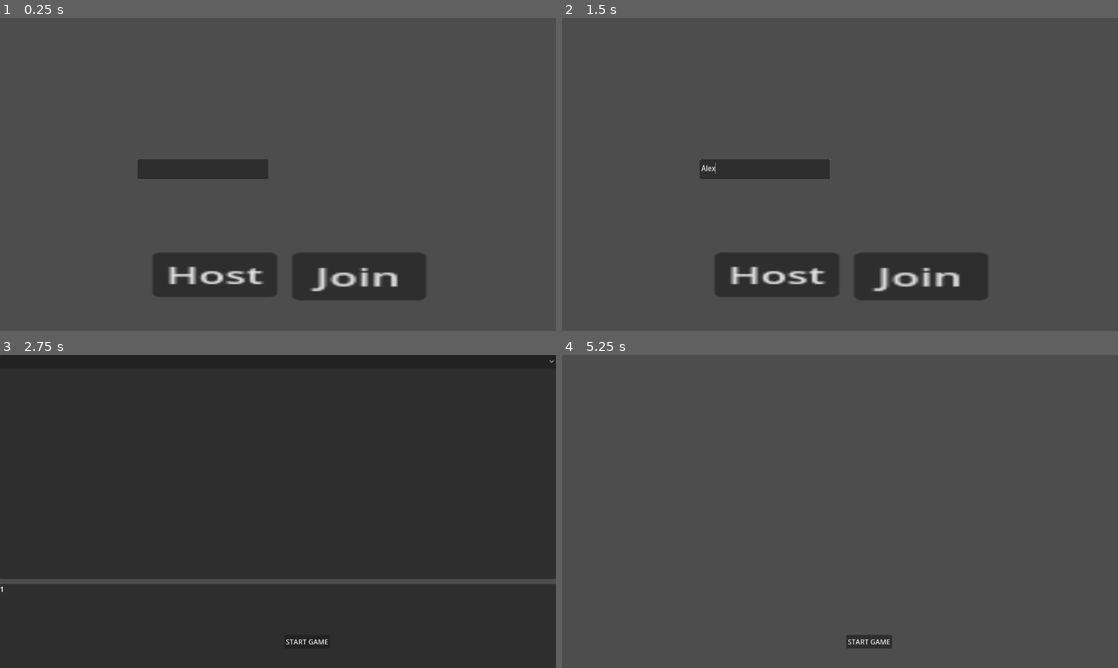
Above: before the commit, frames 1-4 (two rows, left to right).
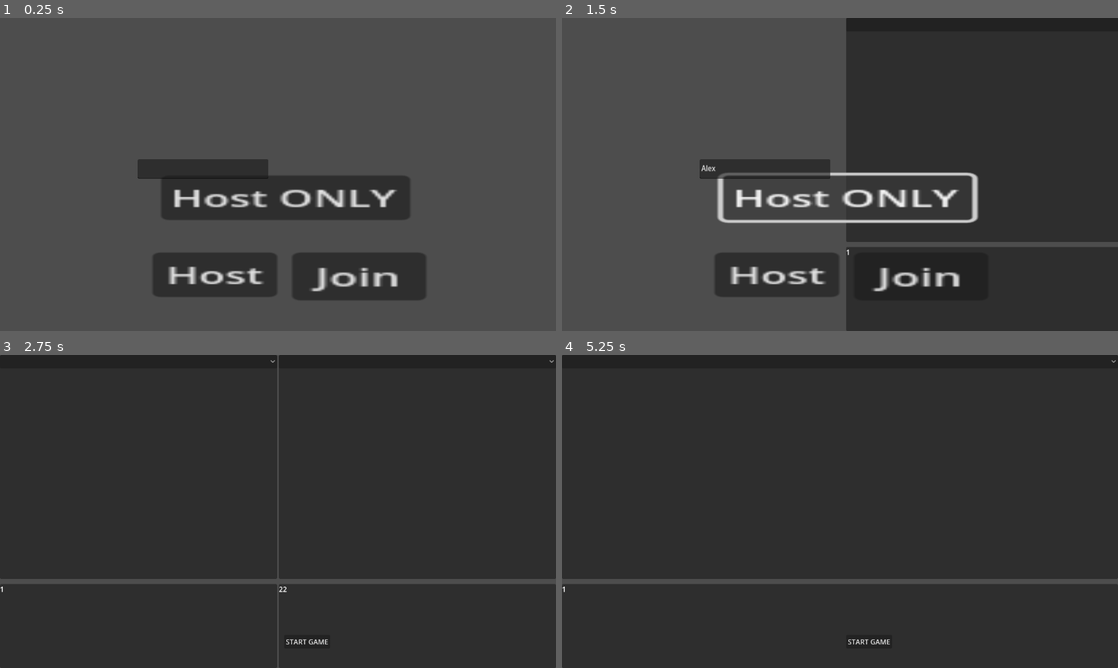
Above: after the commit, the same moments.

Repository: furiousknight25/partygame
Game: Godot game, scene res://Levels/Director.tscn
Same seed, same stepped clock (60 frames per second), same inputs: the game is played once before the commit and once after it. The engine's default icon, where the game draws it, is replaced by a stand-in: a white triangle on a blue panel in a dark square.
Inputs (mouse positions are in pixels of both pictures, inside the frame that each line leads up to):
- Up to frame 1 (0.25 s): no input
- Up to frame 2 (1.5 s): click (767, 168) at 0.52 s; type "Alex" at 0.6 s; click (845, 196) at 1.25 s, where only the run after the commit has a clickable "Host ONLY"
- Up to frame 3 (2.75 s): click "Host" at 2 s
- Up to frame 4 (5.25 s): click "START GAME" at 2.75 s; tap Enter at 3.5 s; move the mouse to (962, 495) at 3.52 s; hold D (right) 3.53-5 s; tap Z (z) at 3.6, 4.55 s; click (962, 495) at 3.67 s; tap W (up) at 3.77, 3.8, 4.07, 4.35, 4.52, 4.82 s; tap R (restart) at 4.25 s; move the mouse to (728, 527) at 4.27 s; click (728, 527) at 4.42 s; click "Join" at 5 s

The runs differ from the first frame. In frame 1, 5.6% of the frame differs, in the area x 29-74%, y 50-65%; in frame 2, 43%; in frame 3, 0.3%; in frame 4, 98%, in the area x 0-100%, y 0-100%.
Error before the commit: Invalid access to property or key 'choice' on a base object of type 'Dictionary'. (res://Levels/level.gd:20)
Error after the commit: Assertion failed: UPNP Discover Failed! Error 24 (res://MultiplayerJargon/MultplayerTest.gd:76)

Commit message:
multiplayer

Diff:
--- a/Levels/Director.tscn
+++ b/Levels/Director.tscn
@@ -1,163 +1,13 @@
-[gd_scene load_steps=14 format=3 uid="uid://i7mvbsy1s34q"]
+[gd_scene load_steps=4 format=3 uid="uid://i7mvbsy1s34q"]
 
-[ext_resource type="Texture2D" uid="uid://dn3hd76xaf2wx" path="res://Randomjunk/Sprite-0001.png" id="2_j7jb4"]
 [ext_resource type="Script" path="res://MultiplayerJargon/MultplayerTest.gd" id="3_o2mgw"]
-[ext_resource type="Texture2D" uid="uid://d0lb1k4pma1vy" path="res://Randomjunk/spear.png" id="3_x818a"]
-[ext_resource type="PackedScene" uid="uid://dgm0ri1lo1qb7" path="res://tools/physics_arrows_package.tscn" id="4_46b81"]
-[ext_resource type="PackedScene" uid="uid://bxylv50enx4tb" path="res://Players/Jesse/playerjesse.tscn" id="5_bexga"]
 [ext_resource type="PackedScene" uid="uid://bujc3kdcq2v58" path="res://UI/Character_block.tscn" id="5_n7qw0"]
 [ext_resource type="PackedScene" uid="uid://uog53iqxp4f3" path="res://UI/menu.tscn" id="5_pu61s"]
-
-[sub_resource type="GDScript" id="GDScript_jppq5"]
-script/source = "extends CharacterBody2D
-
-@export var jump_strength : int
-@export var speed : int
-@export var gravity = 980
-@onready var sprite = $Sprite2D
-
-@export var health = 100
-var walk_animation_speed = 0
-
-
-func _enter_tree():
-	set_multiplayer_authority(name.to_int())
-	##Engine.set_time_scale(.1)
-	#global_position = Vector2(100,50)
-
-func _process(delta):
-	if Input.is_action_just_pressed(\"debug\"):
-		pass
-	if is_multiplayer_authority():
-	#region debug keybinds
-		if Input.is_action_just_pressed(\"exit\"):
-			get_tree().quit()
-		if Input.is_action_just_pressed(\"fullscreen\"):
-			if DisplayServer.window_get_mode() != 3:
-				DisplayServer.window_set_mode(DisplayServer.WINDOW_MODE_FULLSCREEN)
-			else:
-				DisplayServer.window_set_mode(DisplayServer.WINDOW_MODE_WINDOWED)
-		if Input.is_action_just_pressed('restart'):
-			get_tree().reload_current_scene()
-	#endregion
-		var direction = Input.get_axis('left', \"right\")
-		if direction:
-			velocity.x = lerp(velocity.x, speed * direction, 12 * delta) #add jump buffer later
-		if is_on_floor():
-			velocity.x = lerp(velocity.x, 0.0, 12*delta)
-			walk_animation_speed += velocity.x * .0005
-			sprite.position.y = abs(sin(walk_animation_speed) * 3)
-			if abs(sin(walk_animation_speed) * 3) <= .8:
-				sprite.scale.x = .9
-				sprite.scale.y = 1.1
-
-		if Input.is_action_just_pressed('up') and is_on_floor():
-			velocity.y -= jump_strength
-			sprite.scale.y += .3
-			sprite.scale.x -= .3
-		velocity.y += gravity * delta
-
-		sprite.scale.x = lerp(sprite.scale.x, 1.0, 12* delta) #messing around with squshing you can delete
-		sprite.scale.y = lerp(sprite.scale.y, 1.0, 12* delta)
-		sprite.rotation = lerp_angle(sprite.rotation, 0.0, 8*delta)
-
-
-	move_and_slide()
-
-@rpc(\"any_peer\")
-func hurt(direction, damage_percent):
-	#print(direction, \" \", damage_percent)
-	sprite.scale.x += .2
-	sprite.scale.y -= .1
-	velocity += direction
-
-	var push_direction = 1
-	if is_on_floor():
-		push_direction = 1
-	else:
-		push_direction = -1
-	sprite.rotate(sign((get_global_mouse_position().x-global_position.x)) * .8 * push_direction)
-
-	health -= damage_percent
-	if health <= 0:
-		queue_free()
-
-"
-
-[sub_resource type="CapsuleShape2D" id="CapsuleShape2D_7taij"]
-radius = 14.0
-height = 28.0
-
-[sub_resource type="GDScript" id="GDScript_d21gw"]
-script/source = "extends Area2D
-
-var mouse_position
-var press = true
-var tween
-
-signal clicked
-
-func _enter_tree():
-	set_multiplayer_authority(get_parent().name.to_int())
-
-func _physics_process(delta):
-
-	if is_multiplayer_authority():
-		mouse_position = get_global_mouse_position()
-		rotation = lerp_angle(rotation, atan2(mouse_position.y - global_position.y, mouse_position.x - global_position.x), 20 * delta)
-		if Input.is_mouse_button_pressed(MOUSE_BUTTON_LEFT) and press:
-			emit_signal('clicked', Vector2(cos(rotation), sin(rotation)) * 200, 0)
-			press = false
-			for i in 10:
-				move_local_x(2.0)
-			#global_position = global_position.move_toward(mouse_position, 22)
-			for a in get_overlapping_bodies():
-				if a.has_method('hurt') and a != get_parent():
-					#a.hurt(Vector2(cos(rotation), sin(rotation) - 1.002) * 500, 10)
-					a.hurt.rpc( Vector2(cos(rotation), sin(rotation) - 1.002) * 500, 10)
-		elif !Input.is_mouse_button_pressed(MOUSE_BUTTON_LEFT):
-			press = true
-		position = lerp(position, Vector2(3,0), 5 * delta)
-
-
-"
-
-[sub_resource type="RectangleShape2D" id="RectangleShape2D_cnr8k"]
-size = Vector2(226.596, 13.5571)
-
-[sub_resource type="SceneReplicationConfig" id="SceneReplicationConfig_fobmg"]
-properties/0/path = NodePath(".:position")
-properties/0/spawn = true
-properties/0/replication_mode = 1
-properties/1/path = NodePath("weapon:rotation")
-properties/1/spawn = true
-properties/1/replication_mode = 1
-properties/2/path = NodePath("Sprite2D:rotation")
-properties/2/spawn = true
-properties/2/replication_mode = 1
-properties/3/path = NodePath("Sprite2D:scale")
-properties/3/spawn = true
-properties/3/replication_mode = 1
-
-[sub_resource type="PackedScene" id="PackedScene_dvap4"]
-_bundled = {
-"conn_count": 1,
-"conns": PackedInt32Array(3, 0, 23, 22, 2, 0, 0),
-"editable_instances": [],
-"names": PackedStringArray("Aria", "collision_mask", "script", "jump_strength", "speed", "gravity", "CharacterBody2D", "Sprite2D", "modulate", "texture_filter", "texture", "CollisionShape2D", "shape", "weapon", "position", "scale", "collision_layer", "Area2D", "PhysicsArrowsPackage", "body_to_observe", "MultiplayerSynchronizer", "replication_config", "hurt", "clicked"),
-"node_count": 8,
-"node_paths": [],
-"nodes": PackedInt32Array(-1, -1, 6, 0, -1, 5, 1, 0, 2, 1, 3, 2, 4, 3, 5, 4, 0, 0, 0, 7, 7, -1, 3, 8, 5, 9, 6, 10, 7, 0, 0, 0, 11, 11, -1, 1, 12, 8, 0, 0, 0, 17, 13, -1, 5, 14, 9, 15, 10, 16, 11, 1, 12, 2, 13, 0, 3, 0, 7, 7, -1, 5, 8, 14, 9, 6, 14, 15, 15, 16, 10, 17, 0, 3, 0, 11, 11, -1, 2, 14, 18, 12, 19, 0, 0, 0, 2147483647, 18, 20, 1, 1073741843, 21, 0, 0, 0, 20, 20, -1, 1, 21, 22, 0),
-"variants": [3, SubResource("GDScript_jppq5"), 450, 400, 2000, Color(1, 1, 0.756863, 1), 1, ExtResource("2_j7jb4"), SubResource("CapsuleShape2D_7taij"), Vector2(3, 0), Vector2(0.427419, 0.590095), 6, 7, SubResource("GDScript_d21gw"), Color(1, 1, 0, 1), Vector2(93.5849, 9.05991e-06), Vector2(2.10122, 0.793578), ExtResource("3_x818a"), Vector2(108.966, 0), SubResource("RectangleShape2D_cnr8k"), ExtResource("4_46b81"), NodePath(".."), SubResource("SceneReplicationConfig_fobmg")],
-"version": 3
-}
 
 [node name="Director" type="Node2D"]
 
 [node name="Multplayer" type="Node2D" parent="."]
 script = ExtResource("3_o2mgw")
-player_scene = SubResource("PackedScene_dvap4")
-rock_scene = ExtResource("5_bexga")
 container = ExtResource("5_n7qw0")
 
 [node name="LevelSpawner" type="MultiplayerSpawner" parent="Multplayer"]
@@ -170,6 +20,12 @@
 
 [node name="Menu" parent="Multplayer/ui" instance=ExtResource("5_pu61s")]
 
+[node name="Control" parent="Multplayer/ui/Menu/Main" index="0"]
+offset_left = 317.0
+offset_top = 325.0
+offset_right = 317.0
+offset_bottom = 325.0
+
 [node name="TextEdit" type="TextEdit" parent="Multplayer/ui/Menu/Main/Control" index="2"]
 layout_mode = 0
 offset_right = 306.0
@@ -177,6 +33,7 @@
 
 [node name="Level" type="Node2D" parent="Multplayer"]
 
+[connection signal="pressed" from="Multplayer/ui/Menu/Main/Control/Host2" to="Multplayer" method="_on_host_2_pressed"]
 [connection signal="pressed" from="Multplayer/ui/Menu/Main/Control/Join" to="Multplayer/ui/Menu" method="set_character" binds= ["join"]]
 
 [editable path="Multplayer/ui/Menu"]
--- a/MultiplayerJargon/MultplayerTest.gd
+++ b/MultiplayerJargon/MultplayerTest.gd
@@ -1,7 +1,5 @@
 extends Node2D
 
-@export var player_scene: PackedScene #maybe make this an array later
-@export var rock_scene: PackedScene
 @export var container: PackedScene
 
 const PORT = 4433
@@ -13,7 +11,7 @@
 
 func _ready():
 	multiplayer.connected_to_server.connect(on_connected_to_server)
-	#upnp_setup()
+	upnp_setup()
 
 #192.168.1.24
 #192.168.74.193 hotspot
@@ -26,11 +24,12 @@
 	_add_player(multiplayer.get_unique_id())
 	send_player_info('host', multiplayer.get_unique_id())
 
+
 func _on_join_pressed():
 	var text_type = $ui/Menu/Main/Control/TextEdit
 	var peer = ENetMultiplayerPeer.new()
 	ip = text_type.text
-	peer.create_client(ip, PORT) #may have to switch to ip of the host
+	peer.create_client("66.242.81.85", PORT) #may have to switch to ip of the host
 	multiplayer.multiplayer_peer = peer
 
 func _add_player(id = 1): #starts lobby code
@@ -47,6 +46,7 @@
 		}
 
 	if multiplayer.is_server():
+		Director.players[id]['choice'] = 'host'
 		for i in Director.players:
 			send_player_info.rpc(Director.players[i].name, i)
 
@@ -58,7 +58,6 @@
 func start_game():
 	if multiplayer.is_server():
 		change_level.call_deferred(load("res://Levels/level_test.tscn"))
-
 
 func change_level(scene: PackedScene):
 	# Remove old level if any.
@@ -80,8 +79,18 @@
 	assert(upnp.get_gateway() and upnp.get_gateway().is_valid_gateway(), \
 		"UPNP Invalid Gateway!")
 
-	var map_result = upnp.add_port_mapping(PORT)
+	var map_result = upnp.add_port_mapping(PORT, PORT)
 	assert(map_result == UPNP.UPNP_RESULT_SUCCESS, \
 		"UPNP Port Mapping Failed! Error %s" % map_result)
 
 	print("Success! Join Address: %s" % upnp.query_external_address())
+
+
+func _on_host_2_pressed():
+	var peer = ENetMultiplayerPeer.new()
+	peer.create_server(PORT)
+	multiplayer.multiplayer_peer = peer
+
+	multiplayer.peer_connected.connect(_add_player) #right track
+	_add_player(multiplayer.get_unique_id())
+	send_player_info('host', multiplayer.get_unique_id())
--- a/UI/menu.gd
+++ b/UI/menu.gd
@@ -26,14 +26,12 @@
 		STATES.CHARACTER:
 			character(delta)
 
-
 func menu(delta):
 #region blinking
 	$Start/Button.modulate.a = 0 if Engine.get_frames_drawn() % 40 >= 20 else 1.0
 	#$Main/Control.position.y = (sin(delta * Engine.get_frames_drawn()) * .1) + old_y
 	#@onready var old_y = $Main/Control.position.y
 #endregion
-
 func character(delta):
 	pass
 
--- a/UI/menu.tscn
+++ b/UI/menu.tscn
@@ -131,6 +131,15 @@
 scale = Vector2(6.34402, 2.9015)
 text = "Host"
 
+[node name="Host2" type="Button" parent="Main/Control"]
+layout_mode = 0
+offset_left = 54.9676
+offset_top = 32.5848
+offset_right = 146.968
+offset_bottom = 63.5848
+scale = Vector2(6.34402, 2.9015)
+text = "Host ONLY"
+
 [node name="Join" type="Button" parent="Main/Control"]
 layout_mode = 0
 offset_left = 362.379
